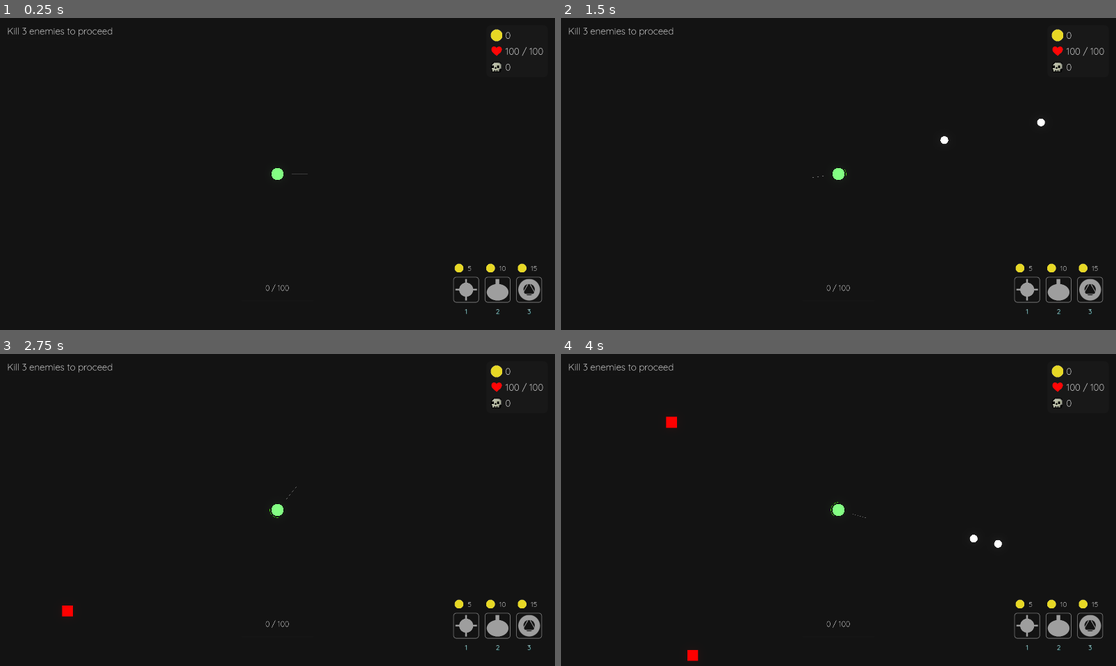
Above: before the commit, frames 1-4 (two rows, left to right).
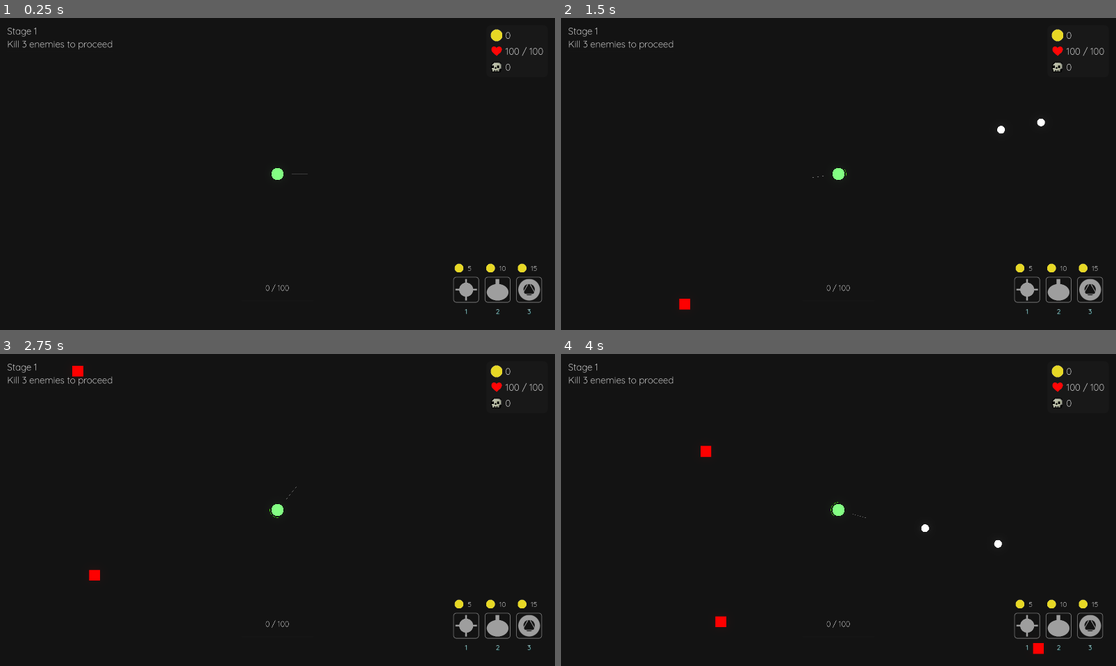
Above: after the commit, the same moments.

Repository: aiden10/towertide
Game: Godot game, scene res://Arena/arena.tscn
Same seed, same stepped clock (60 frames per second), same inputs: the game is played once before the commit and once after it.
Inputs (mouse positions are in pixels of both pictures, inside the frame that each line leads up to):
- Up to frame 1 (0.25 s): no input
- Up to frame 2 (1.5 s): tap Enter at 0.5 s; move the mouse to (960, 158) at 0.52 s; press the mouse at (960, 158) at 0.53 s; hold D (right) 0.53-1.28 s; move the mouse to (727, 189) at 1.27 s; release the mouse at (727, 189) at 1.28 s; hold S (down) from 1.28 s (still down); tap 1 (place_tower1) at 1.35 s
- Up to frame 3 (2.75 s): move the mouse to (333, 441) at 2.02 s; release S (down) at 2.03 s; hold D (right) from 2.03 s (still down); tap 2 (place_tower2) at 2.1 s
- Up to frame 4 (4 s): move the mouse to (810, 572) at 2.77 s; release D (right) at 2.78 s; hold W (up) 2.78-3.53 s; tap 3 (place_tower3) at 2.85 s; click (810, 572) at 2.92 s; move the mouse to (1005, 556) at 3.52 s; press the mouse at (1005, 556) at 3.53 s; hold A (left) from 3.53 s (still down)

The runs differ from the first frame. In frame 1, 0.3% of the frame differs, in the area x 1-21%, y 2-11%; in frame 2, 0.5%; in frame 3, 0.5%; in frame 4, 0.8%, in the area x 1-87%, y 2-99%.

Commit message:
added death screen, ability to actually restart games

Diff:
--- a/Arena/arena.gd
+++ b/Arena/arena.gd
@@ -3,15 +3,14 @@
 @onready var player = $Player
 @export var enemy_scenes: Array[PackedScene]
 @export var door_scene: PackedScene
-@export var spawn_radius: float
-@export var minimum_spawn_distance: float
-@export var minimum_door_spawn_distance: float
-@export var door_spawn_radius: float
-@export var min_spawn_time: float = 0.1
-
 ## Every x seconds after clearing the stage, an extra enemy will spawn each time
 @export var extra_spawn_time_scale: float = 30
 
+var spawn_radius: int = 800
+var minimum_spawn_distance: int = 500
+var minimum_door_spawn_distance: int = 100
+var door_spawn_radius: int = 250
+var min_spawn_time: float = 0.1
 var door_spawned = false
 var spawn_cooldown = 0
 var timer = 0
--- a/Arena/arena.tscn
+++ b/Arena/arena.tscn
@@ -1,10 +1,11 @@
-[gd_scene load_steps=8 format=3 uid="uid://bx66d1earu3rb"]
+[gd_scene load_steps=9 format=3 uid="uid://bx66d1earu3rb"]
 
 [ext_resource type="Script" path="res://arena/arena.gd" id="1_5n0be"]
 [ext_resource type="PackedScene" uid="uid://dqfbffxeidvhr" path="res://player/Player.tscn" id="1_iy5w2"]
 [ext_resource type="PackedScene" uid="uid://l2perbaghgnm" path="res://door/Door.tscn" id="3_cuvm2"]
 [ext_resource type="PackedScene" uid="uid://onunwggusljt" path="res://enemies/stage1/BasicEnemy.tscn" id="4_5ndg3"]
 [ext_resource type="PackedScene" uid="uid://cmnf66ocvlno0" path="res://overlay/Overlay.tscn" id="5_0u82s"]
+[ext_resource type="PackedScene" uid="uid://b5nu37o7682ap" path="res://overlay/death_screen/DeathScreen.tscn" id="5_ffmsy"]
 [ext_resource type="PackedScene" uid="uid://b2anud6ey34mu" path="res://menus/pause/PauseMenu.tscn" id="6_fq2qc"]
 
 [sub_resource type="Environment" id="Environment_akft8"]
@@ -20,10 +21,6 @@
 script = ExtResource("1_5n0be")
 enemy_scenes = Array[PackedScene]([ExtResource("4_5ndg3")])
 door_scene = ExtResource("3_cuvm2")
-spawn_radius = 1000.0
-minimum_spawn_distance = 500.0
-minimum_door_spawn_distance = 550.0
-door_spawn_radius = 450.0
 
 [node name="Background" type="WorldEnvironment" parent="."]
 environment = SubResource("Environment_akft8")
@@ -38,3 +35,5 @@
 grow_vertical = 1
 
 [node name="PauseMenu" parent="." instance=ExtResource("6_fq2qc")]
+
+[node name="DeathScreen" parent="." instance=ExtResource("5_ffmsy")]
--- a/Overlay/Overlay.tscn
+++ b/Overlay/Overlay.tscn
@@ -121,6 +121,12 @@
 
 [node name="VBoxContainer" type="VBoxContainer" parent="CanvasLayer/ClearConditionContainer"]
 layout_mode = 2
+theme_override_constants/separation = 5
+
+[node name="StageLabel" type="Label" parent="CanvasLayer/ClearConditionContainer/VBoxContainer"]
+layout_mode = 2
+theme_override_font_sizes/font_size = 32
+text = "Stage"
 
 [node name="ClearConditionLabel" type="Label" parent="CanvasLayer/ClearConditionContainer/VBoxContainer"]
 layout_mode = 2
@@ -324,10 +330,10 @@
 anchors_preset = 5
 anchor_left = 0.5
 anchor_right = 0.5
-offset_left = -930.0
-offset_top = 114.0
-offset_right = -757.0
-offset_bottom = 227.0
+offset_left = -945.0
+offset_top = 175.0
+offset_right = -772.0
+offset_bottom = 288.0
 grow_horizontal = 2
 scale = Vector2(0.5, 0.5)
 pivot_offset = Vector2(89, 56)
--- /dev/null
+++ b/Overlay/death_screen/DeathScreen.tscn
@@ -0,0 +1,61 @@
+[gd_scene load_steps=4 format=3 uid="uid://b5nu37o7682ap"]
+
+[ext_resource type="Theme" uid="uid://c6j20s0418q2g" path="res://resources/main_theme.tres" id="1_3o7l8"]
+[ext_resource type="Script" path="res://overlay/death_screen/death_screen.gd" id="1_g2fx0"]
+
+[sub_resource type="StyleBoxFlat" id="StyleBoxFlat_p6e61"]
+bg_color = Color(0.129558, 0.129559, 0.129558, 0.392157)
+
+[node name="DeathScreen" type="Control"]
+process_mode = 2
+layout_mode = 3
+anchors_preset = 15
+anchor_right = 1.0
+anchor_bottom = 1.0
+grow_horizontal = 2
+grow_vertical = 2
+script = ExtResource("1_g2fx0")
+
+[node name="CanvasLayer" type="CanvasLayer" parent="."]
+visible = false
+
+[node name="Panel" type="Panel" parent="CanvasLayer"]
+anchors_preset = 15
+anchor_right = 1.0
+anchor_bottom = 1.0
+grow_horizontal = 2
+grow_vertical = 2
+theme_override_styles/panel = SubResource("StyleBoxFlat_p6e61")
+
+[node name="MarginContainer" type="MarginContainer" parent="CanvasLayer"]
+anchors_preset = 8
+anchor_left = 0.5
+anchor_top = 0.5
+anchor_right = 0.5
+anchor_bottom = 0.5
+offset_left = -145.0
+offset_top = -182.0
+offset_right = 145.0
+offset_bottom = 182.0
+grow_horizontal = 2
+grow_vertical = 2
+theme = ExtResource("1_3o7l8")
+
+[node name="VBoxContainer" type="VBoxContainer" parent="CanvasLayer/MarginContainer"]
+layout_mode = 2
+theme_override_constants/separation = 50
+
+[node name="Label" type="Label" parent="CanvasLayer/MarginContainer/VBoxContainer"]
+layout_mode = 2
+theme_override_font_sizes/font_size = 80
+text = "YOU DIED"
+
+[node name="RestartButton" type="Button" parent="CanvasLayer/MarginContainer/VBoxContainer"]
+layout_mode = 2
+theme_override_font_sizes/font_size = 48
+text = "Restart"
+
+[node name="ExitButton" type="Button" parent="CanvasLayer/MarginContainer/VBoxContainer"]
+layout_mode = 2
+theme_override_font_sizes/font_size = 48
+text = "Exit"
--- /dev/null
+++ b/Overlay/death_screen/death_screen.gd
@@ -0,0 +1,22 @@
+extends Control
+
+@onready var restart_button: Button = $CanvasLayer/MarginContainer/VBoxContainer/RestartButton
+@onready var exit_button: Button = $CanvasLayer/MarginContainer/VBoxContainer/ExitButton
+@onready var canvas: CanvasLayer = $CanvasLayer
+
+func _ready() -> void:
+	canvas.visible = false
+	EventBus.player_died.connect(func(): canvas.visible = true; EventBus.pause_game.emit())
+	restart_button.pressed.connect(restart)
+	exit_button.pressed.connect(exit)
+
+func restart() -> void:
+	Utils.wipe_saved_game()
+	Utils.reset_states()
+	SceneManager.load_arena()
+
+func exit() -> void:
+	EventBus.unpause_game.emit()
+	Utils.wipe_saved_game()
+	Utils.reset_states()
+	SceneManager.load_main_menu()
--- a/Overlay/overlay.gd
+++ b/Overlay/overlay.gd
@@ -4,6 +4,7 @@
 @onready var health_label: Label = $CanvasLayer/StatusContainer/PanelContainer/MarginContainer/GridContainer/HealthLabel
 @onready var kills_label: Label = $CanvasLayer/StatusContainer/PanelContainer/MarginContainer/GridContainer/KillsLabel
 @onready var clear_condition_label: Label = $CanvasLayer/ClearConditionContainer/VBoxContainer/ClearConditionLabel
+@onready var stage_label: Label = $CanvasLayer/ClearConditionContainer/VBoxContainer/StageLabel
 @onready var xp_label: Label = $CanvasLayer/XPContainer/VBoxContainer/XPLabel
 @onready var xp_bar: ProgressBar = $CanvasLayer/XPContainer/VBoxContainer/XPBar
 
@@ -49,6 +50,8 @@
 	spawner_cost_label.text = str(Towers.SPAWNER_COST)
 	key_label3.text = Utils.get_action_key_name("place_tower3")
 
+	stage_label.text = "Stage " + str(GameState.stage)
+
 func reset_modulation() -> void:
 	sentry_image.modulate = Color8(255, 255, 255, 150)
 	cross_image.modulate = Color8(255, 255, 255, 150)
--- a/Player/player.gd
+++ b/Player/player.gd
@@ -25,10 +25,10 @@
 	placement_hitbox.area_exited.connect(_on_area_exit)
 	EventBus.xp_picked_up.connect(_on_xp_pickup)
 	EventBus.gold_picked_up.connect(_on_gold_pickup)
-	EventBus.add_item_scene.connect(_add_item_scene)
 	regen_timer.wait_time = PlayerState.regen_cooldown
 	regen_timer.timeout.connect(_on_regen_timer_timeout)
 	regen_timer.start()
+	add_item_scenes()
 
 func get_input():
 	var input_dir = Input.get_vector("left", "right", "up", "down")
@@ -148,26 +148,26 @@
 	regen_tween.tween_property(health_bar, "modulate", Color(1, 1, 1, 1), 0.3)
 	Utils.spawn_hit_effect(Color8(0, 510, 0, 255), global_position, max(PlayerState.regen * 5, 5))
 
-func _add_item_scene(item_scene: PackedScene) -> void:
-	if item_scene == Scenes.sword_scene:
-		var sword_rotation = 0
-		var sword_position = Vector2(100, 0)
-
-		PlayerState.swords_added += 1
-		if PlayerState.swords_added == 2:
-			sword_rotation = 180
-			sword_position = Vector2(-100, 2)
-		elif PlayerState.swords_added == 3:
-			sword_rotation = 90
-			sword_position = Vector2(0, 100)
-		elif PlayerState.swords_added == 4:
-			sword_rotation = 270
-			sword_position = Vector2(0, -100)
-
-		var sword_instance = item_scene.instantiate()
-		sword_instance.position = sword_position
-		sword_instance.rotation_degrees = sword_rotation
-		add_child(sword_instance)
+func add_item_scenes() -> void:
+	if Items.SWORD_NAME in PlayerState.item_counts:
+		var sword_count = PlayerState.item_counts[Items.SWORD_NAME]
+		for i in range(sword_count):
+			var sword_rotation = 0
+			var sword_position = Vector2(100, 0)
+			if i == 2:
+				sword_rotation = 180
+				sword_position = Vector2(-100, 2)
+			elif i == 3:
+				sword_rotation = 90
+				sword_position = Vector2(0, 100)
+			elif i == 4:
+				sword_rotation = 270
+				sword_position = Vector2(0, -100)
+
+			var sword_instance = Items.all_items[Items.SWORD_NAME].scene.instantiate()
+			sword_instance.position = sword_position
+			sword_instance.rotation_degrees = sword_rotation
+			add_child(sword_instance)
 
 func _check_placement(area: Area2D) -> void:
 	overlapping_areas.append(area)
@@ -207,6 +207,8 @@
 func take_damage(damage_taken: int, shooter: Node):
 	EventBus.player_hit.emit()
 	PlayerState.health -= damage_taken
+	if PlayerState.health <= 0:
+		EventBus.player_died.emit()
 
 func level_up():
 	PlayerState.level += 1
--- a/autoloads/event_bus.gd
+++ b/autoloads/event_bus.gd
@@ -16,7 +16,6 @@
 signal rerolled
 
 signal level_up
-signal add_item_scene(item_scene)
 
 signal update_spawning_bar(time, enemies_to_spawn, time_scale)
 signal extra_spawn
@@ -42,6 +41,7 @@
 
 signal player_hit
 signal player_regenerated
+signal player_died
 signal enemy_hit
 signal player_shot
 signal enemy_shot
--- /dev/null
+++ b/autoloads/game_constants.gd
@@ -0,0 +1,16 @@
+extends Node
+
+const DEFAULT_STAGE: int = 1
+const DEFAULT_CLEAR_CONDITION: int = 3
+const DEFAULT_DOOR_POSITION: Vector2 = Vector2.ZERO
+const DEFAULT_PLAYER_POSITION: Vector2 = Vector2.ZERO
+const DEFAULT_XP_COUNT: int = 0
+const DEFAULT_GOLD_COUNT: int = 0
+const DEFAULT_ENEMIES_KILLED_THIS_STAGE: int = 0
+const DEFAULT_ALLOCATE_MENU_UP: bool = false
+const DEFAULT_ENEMIES_SPAWNING: int = 1
+const DEFAULT_LEVEL_CLEARED: bool = false
+
+## Floor Max Values
+const FLOOR_MAX_XP: int = 80
+const FLOOR_MAX_GOLD: int = 50
--- /dev/null
+++ b/autoloads/player_constants.gd
@@ -0,0 +1,24 @@
+extends Node
+
+## Stats
+const DEFAULT_LEVEL: int = 1
+const DEFAULT_GOLD: int = 0
+const DEFAULT_XP: int = 0
+const DEFAULT_DAMAGE: int = 10
+const DEFAULT_SPEED: float = 300
+const DEFAULT_HEALTH: int = 100
+const DEFAULT_MAX_HEALTH: int = 100
+const DEFAULT_FIRERATE: float = 0.75
+const DEFAULT_PROJECTILE_SPEED: int = 1000
+const DEFAULT_KNOCKBACK: float = 100
+const DEFAULT_PIERCE: int = 1
+const DEFAULT_BULLET_SIZE: float = 0.01
+const DEFAULT_REGEN: int = 3
+const DEFAULT_REGEN_COOLDOWN: float = 15
+
+## Misc
+const DEFAULT_LEVELS_AVAILABLE: int = 0
+const DEFAULT_PLAYER_ITEMS: Array[Item] = []
+const DEFAULT_ITEM_COUNTS: Dictionary = {}
+const DEFAULT_LEVEL_UP_CONDITION: int = 100
+const DEFAULT_ENEMIES_KILLED: int = 0
--- a/autoloads/scene_manager.gd
+++ b/autoloads/scene_manager.gd
@@ -5,3 +5,4 @@
 
 func load_arena() -> void:
 	get_tree().change_scene_to_file("res://arena/arena.tscn")
+	get_tree().paused = false
--- a/autoloads/towers.gd
+++ b/autoloads/towers.gd
@@ -2,7 +2,7 @@
 
 const CROSS_COST: int = 5
 const CROSS_NAME: String = "Cross"
-const CROSS_COOLDOWN: float = 2
+const CROSS_COOLDOWN: float = 2.5
 const CROSS_SPEED_PERCENTAGE: float = 0.5
 const CROSS_DAMAGE_PERCENTAGE: float = 0.5
 var CROSS_IMAGE: Texture = load("res://sprites/towers/cross/f1.png")
@@ -10,7 +10,7 @@
 
 const SENTRY_COST: int = 10
 const SENTRY_NAME: String = "Sentry"
-const SENTRY_COOLDOWN: float = 0.5
+const SENTRY_COOLDOWN: float = 1.25
 const SENTRY_SPEED_PERCENTAGE: float = 0.8
 const SENTRY_DAMAGE_PERCENTAGE: float = 0.4
 var SENTRY_IMAGE: Texture = load("res://sprites/towers/sentry/sentry.png")
@@ -19,7 +19,7 @@
 const SPAWNER_COST: int = 15
 const SPAWNER_SPAWN_AMOUNT: int = 2
 const SPAWNER_NAME: String = "Spawner"
-const SPAWNER_COOLDOWN: float = 1
+const SPAWNER_COOLDOWN: float = 2.5
 const SPAWNER_SPEED_PERCENTAGE: float = 0.5
 const SPAWNER_DAMAGE_PERCENTAGE: float = 0.15
 const SPAWNER_LIMIT: int = 3
@@ -31,7 +31,7 @@
 const CHARGER_DAMAGE: float = 0.8
 const CHARGER_WANDER_DIST: float = 300
 const CHARGER_MIN_WANDER: float = 50
-const MINION_LIFETIME: float = 5
+const MINION_LIFETIME: float = 4
 
 const end_of_path_name: String = "End of path"
 var end_of_path_image: Texture = load("res://sprites/towers/lock.png")
--- a/autoloads/utils.gd
+++ b/autoloads/utils.gd
@@ -1,7 +1,7 @@
 extends Node
 
 func _notification(what: int) -> void:
-	if what == NOTIFICATION_WM_CLOSE_REQUEST:            # Windows close button
+	if what == NOTIFICATION_WM_CLOSE_REQUEST:
 		save_game()
 		get_tree().quit()
 
@@ -28,6 +28,45 @@
 			return OS.get_keycode_string(event.physical_keycode)
 
 	return "None"
+
+func reset_states() -> void:
+	TowerManager.clear_towers()
+	GameState.stage = GameConstants.DEFAULT_STAGE
+	GameState.clear_condition = GameConstants.DEFAULT_CLEAR_CONDITION
+	GameState.door_position = GameConstants.DEFAULT_DOOR_POSITION
+	GameState.player_position = GameConstants.DEFAULT_PLAYER_POSITION
+	GameState.xp_count = GameConstants.DEFAULT_XP_COUNT
+	GameState.gold_count = GameConstants.DEFAULT_GOLD_COUNT
+	GameState.enemies_killed_this_stage = GameConstants.DEFAULT_ENEMIES_KILLED_THIS_STAGE
+	GameState.allocate_menu_up = GameConstants.DEFAULT_ALLOCATE_MENU_UP
+	GameState.enemies_spawning = GameConstants.DEFAULT_ENEMIES_SPAWNING
+	GameState.level_cleared = GameConstants.DEFAULT_LEVEL_CLEARED
+	GameState.player_projectiles.clear()
+	GameState.selected_tower = null
+
+	PlayerState.level = PlayerConstants.DEFAULT_LEVEL
+	PlayerState.gold = PlayerConstants.DEFAULT_GOLD
+	PlayerState.xp = PlayerConstants.DEFAULT_XP
+	PlayerState.damage = PlayerConstants.DEFAULT_DAMAGE
+	PlayerState.speed = PlayerConstants.DEFAULT_SPEED
+	PlayerState.health = PlayerConstants.DEFAULT_HEALTH
+	PlayerState.max_health = PlayerConstants.DEFAULT_MAX_HEALTH
+	PlayerState.firerate = PlayerConstants.DEFAULT_FIRERATE
+	PlayerState.projectile_speed = PlayerConstants.DEFAULT_PROJECTILE_SPEED
+	PlayerState.knockback = PlayerConstants.DEFAULT_KNOCKBACK
+	PlayerState.pierce = PlayerConstants.DEFAULT_PIERCE
+	PlayerState.bullet_size = PlayerConstants.DEFAULT_BULLET_SIZE
+	PlayerState.regen = PlayerConstants.DEFAULT_REGEN
+	PlayerState.regen_cooldown = PlayerConstants.DEFAULT_REGEN_COOLDOWN
+	PlayerState.levels_available = PlayerConstants.DEFAULT_LEVELS_AVAILABLE
+	PlayerState.player_items.clear()
+	PlayerState.item_counts.clear()
+	PlayerState.level_up_condition = PlayerConstants.DEFAULT_LEVEL_UP_CONDITION
+	PlayerState.enemies_killed = PlayerConstants.DEFAULT_ENEMIES_KILLED
+
+func wipe_saved_game() -> void:
+	if FileAccess.file_exists("user://save/save.json"):
+		DirAccess.remove_absolute("user://save/save.json")
 
 func save_game() -> void:
 	DirAccess.make_dir_recursive_absolute("res://save")
@@ -57,7 +96,6 @@
 		"item_counts": PlayerState.item_counts,
 		"level_up_condition": PlayerState.level_up_condition,
 		"enemies_killed": PlayerState.enemies_killed,
-		"swords_added": PlayerState.swords_added,
 		"towers": [],
 
 		# Game State
@@ -130,7 +168,6 @@
 	PlayerState.item_counts = save_data["item_counts"]
 	PlayerState.level_up_condition = save_data["level_up_condition"]
 	PlayerState.enemies_killed = save_data["enemies_killed"]
-	PlayerState.swords_added = save_data["swords_added"]
 
 	for item_name in PlayerState.item_counts.keys():
 		var quantity = PlayerState.item_counts[item_name]
--- a/entities/minion/minion.gd
+++ b/entities/minion/minion.gd
@@ -12,7 +12,7 @@
 	EventBus.minion_spawned.emit()
 	despawn_timer = Timer.new()
 	add_child(despawn_timer)
-	despawn_timer.wait_time = Towers.MINION_LIFETIME
+	despawn_timer.wait_time = randf_range(Towers.MINION_LIFETIME / 1, Towers.MINION_LIFETIME * 1)
 	despawn_timer.one_shot = true
 	despawn_timer.timeout.connect(_on_death)
 	despawn_timer.autostart = true
--- a/items/item.gd
+++ b/items/item.gd
@@ -7,6 +7,7 @@
 var item_name: String
 var description: String
 var image: Texture2D
+var scene: PackedScene
 
 ## Called in player _process function
 ## for item in PlayerState.items:
--- a/items/sword/sword.gd
+++ b/items/sword/sword.gd
@@ -6,16 +6,12 @@
 var player
 
 func _init() -> void:
-	EventBus.arena_initialized.connect(func(): added = false; PlayerState.swords_added = 0)
 	item_name = Items.SWORD_NAME
 	description = Items.SWORD_DESCRIPTION
 	price = Items.SWORD_PRICE
 	image_path = Items.SWORD_IMAGE_PATH
 	image = load(image_path)
+	scene = Scenes.sword_scene
 
 func use(_delta: float) -> void:
-	if added:
-		return
-
-	EventBus.add_item_scene.emit(Scenes.sword_scene)
-	added = true
+	pass
--- a/menus/main/main_menu.gd
+++ b/menus/main/main_menu.gd
@@ -3,9 +3,15 @@
 @onready var new_game_button: Button = $MarginContainer/VBoxContainer/NewGameButton
 @onready var continue_button: Button = $MarginContainer/VBoxContainer/ContinueButton
 
+var save_exists: bool = false
+
 func _ready() -> void:
 	continue_button.pressed.connect(continue_game)
 	new_game_button.pressed.connect(start_game)
+	save_exists = FileAccess.file_exists("res://save/save.json")
+	if not save_exists:
+		continue_button.pressed.disconnect(continue_game)
+		continue_button.modulate = Color(1, 1, 1, 0.25)
 
 func start_game() -> void:
 	SceneManager.load_arena()
--- a/menus/pause/pause_menu.gd
+++ b/menus/pause/pause_menu.gd
@@ -28,4 +28,5 @@
 func exit() -> void:
 	EventBus.unpause_game.emit()
 	Utils.save_game()
+	Utils.reset_states()
 	SceneManager.load_main_menu()
--- a/project.godot
+++ b/project.godot
@@ -19,10 +19,12 @@
 
 EventBus="*res://autoloads/event_bus.gd"
 EnemyConstants="*res://entities/enemy/enemy_constants.gd"
+GameConstants="*res://autoloads/game_constants.gd"
+PlayerConstants="*res://autoloads/player_constants.gd"
+GameState="*res://states/game_state.gd"
 PlayerState="*res://states/player_state.gd"
 Utils="*res://autoloads/utils.gd"
 Scenes="*res://autoloads/scenes.gd"
-GameState="*res://states/game_state.gd"
 Items="*res://autoloads/items.gd"
 Towers="*res://autoloads/towers.gd"
 SoundManager="*res://autoloads/sound_manager.gd"
--- a/save/save.json
+++ /dev/null
@@ -1 +0,0 @@
-{"bullet_size":0.01,"clear_condition":3,"damage":10,"door_position":{"x":130.748443603516,"y":-68.625732421875},"enemies_killed":21,"enemies_killed_this_stage":21,"enemies_spawning":2,"firerate":0.5,"gold":4,"health":82,"item_counts":{},"knockback":101,"level":2,"level_cleared":true,"level_up_condition":145,"levels_available":0,"max_health":100,"pierce":1,"player_position":{"x":-445.736358642578,"y":-146.622344970703},"projectile_speed":1000,"regen":3,"regen_cooldown":12,"speed":300,"stage":1,"swords_added":0,"towers":[{"kills":2,"position":{"x":-74.452392578125,"y":-172.838134765625},"tower_scene":"res://towers/spawner/SpawnerTower.tscn"}],"xp":5}
--- a/states/game_state.gd
+++ b/states/game_state.gd
@@ -1,16 +1,18 @@
 extends Node
 
 var player_projectiles: Dictionary = {}
-var stage: int = 1
-var clear_condition: int = 3
-var door_position: Vector2 = Vector2.ZERO
-var player_position: Vector2
+var stage: int = GameConstants.DEFAULT_STAGE
+var clear_condition: int = GameConstants.DEFAULT_CLEAR_CONDITION
+var door_position: Vector2 = GameConstants.DEFAULT_DOOR_POSITION
+var player_position: Vector2 = GameConstants.DEFAULT_PLAYER_POSITION
 var selected_tower: Tower
-var xp_count: int = 0
-var gold_count: int = 0
-var enemies_killed_this_stage: int = 0
-var allocate_menu_up: bool = false
-var enemies_spawning: int = 1
-var level_cleared: bool = false
-const FLOOR_MAX_XP: int = 80
-const FLOOR_MAX_GOLD: int = 50
+var xp_count: int = GameConstants.DEFAULT_XP_COUNT
+var gold_count: int = GameConstants.DEFAULT_GOLD_COUNT
+var enemies_killed_this_stage: int = GameConstants.DEFAULT_ENEMIES_KILLED_THIS_STAGE
+var allocate_menu_up: bool = GameConstants.DEFAULT_ALLOCATE_MENU_UP
+var enemies_spawning: int = GameConstants.DEFAULT_ENEMIES_SPAWNING
+var level_cleared: bool = GameConstants.DEFAULT_LEVEL_CLEARED
+
+## Floor Max Values
+const FLOOR_MAX_XP: int = GameConstants.FLOOR_MAX_XP
+const FLOOR_MAX_GOLD: int = GameConstants.FLOOR_MAX_GOLD
--- a/states/player_state.gd
+++ b/states/player_state.gd
@@ -1,25 +1,24 @@
 extends Node
 
 ## Stats
-var level: int = 1
-var gold: int = 0
-var xp: int = 0
-var damage: int = 10
-var speed: float = 300
-var health: int = 100
-var max_health: int = 100
-var firerate: float = 0.5
-var projectile_speed: int = 1000
-var knockback: float = 100
-var pierce: int = 1
-var bullet_size: float = 0.01
-var regen: int = 3
-var regen_cooldown: float = 15
+var level: int = PlayerConstants.DEFAULT_LEVEL
+var gold: int = PlayerConstants.DEFAULT_GOLD
+var xp: int = PlayerConstants.DEFAULT_XP
+var damage: int = PlayerConstants.DEFAULT_DAMAGE
+var speed: float = PlayerConstants.DEFAULT_SPEED
+var health: int = PlayerConstants.DEFAULT_HEALTH
+var max_health: int = PlayerConstants.DEFAULT_MAX_HEALTH
+var firerate: float = PlayerConstants.DEFAULT_FIRERATE
+var projectile_speed: int = PlayerConstants.DEFAULT_PROJECTILE_SPEED
+var knockback: float = PlayerConstants.DEFAULT_KNOCKBACK
+var pierce: int = PlayerConstants.DEFAULT_PIERCE
+var bullet_size: float = PlayerConstants.DEFAULT_BULLET_SIZE
+var regen: int = PlayerConstants.DEFAULT_REGEN
+var regen_cooldown: float = PlayerConstants.DEFAULT_REGEN_COOLDOWN
 
 ## Misc
-var levels_available: int = 0
-var player_items: Array[Item] = []
-var item_counts: Dictionary = {}
-var level_up_condition: int = 100
-var enemies_killed: int = 0
-var swords_added: int = 0
+var levels_available: int = PlayerConstants.DEFAULT_LEVELS_AVAILABLE
+var player_items: Array[Item] = PlayerConstants.DEFAULT_PLAYER_ITEMS.duplicate()
+var item_counts: Dictionary = PlayerConstants.DEFAULT_ITEM_COUNTS.duplicate()
+var level_up_condition: int = PlayerConstants.DEFAULT_LEVEL_UP_CONDITION
+var enemies_killed: int = PlayerConstants.DEFAULT_ENEMIES_KILLED
--- a/towers/cross/cross_tower.gd
+++ b/towers/cross/cross_tower.gd
@@ -17,7 +17,7 @@
 func _process(delta: float) -> void:
 	shot_timer -= delta
 	if shot_timer <= 0:
-		shot_timer = cooldown
+		shot_timer = cooldown * PlayerState.firerate
 		shoot_pattern()
 		is_cross_pattern = !is_cross_pattern  # Toggle pattern for next shot
 		current_frame = (current_frame + 1) % sprite.sprite_frames.get_frame_count("default")
--- a/towers/sentry/sentry_tower.gd
+++ b/towers/sentry/sentry_tower.gd
@@ -22,7 +22,7 @@
 func _process(delta: float) -> void:
 	shot_timer -= delta
 	if shot_timer <= 0:
-		shot_timer = cooldown
+		shot_timer = cooldown * PlayerState.firerate
 		can_shoot = true
 	for area in attack_radius.get_overlapping_areas():
 		enemy_detected(area)
--- a/towers/spawner/spawner_tower.gd
+++ b/towers/spawner/spawner_tower.gd
@@ -13,6 +13,6 @@
 func _process(delta: float) -> void:
 	shot_timer -= delta
 	if shot_timer <= 0:
-		shot_timer = cooldown
+		shot_timer = cooldown * PlayerState.firerate
 		if (get_child_count() - 4) < Towers.SPAWNER_LIMIT:
 			spawn_minions(spawn_amount, Towers.CHARGER_MIN_WANDER)
Not shown, changed: ideas.txt
Not shown, changed: notes.txt
Not shown, changed: todo.txt
